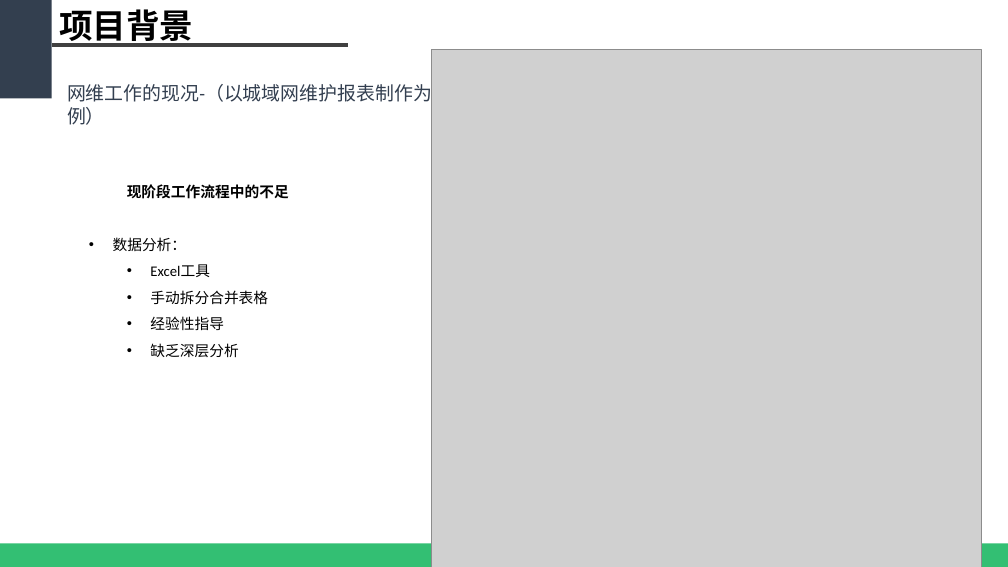
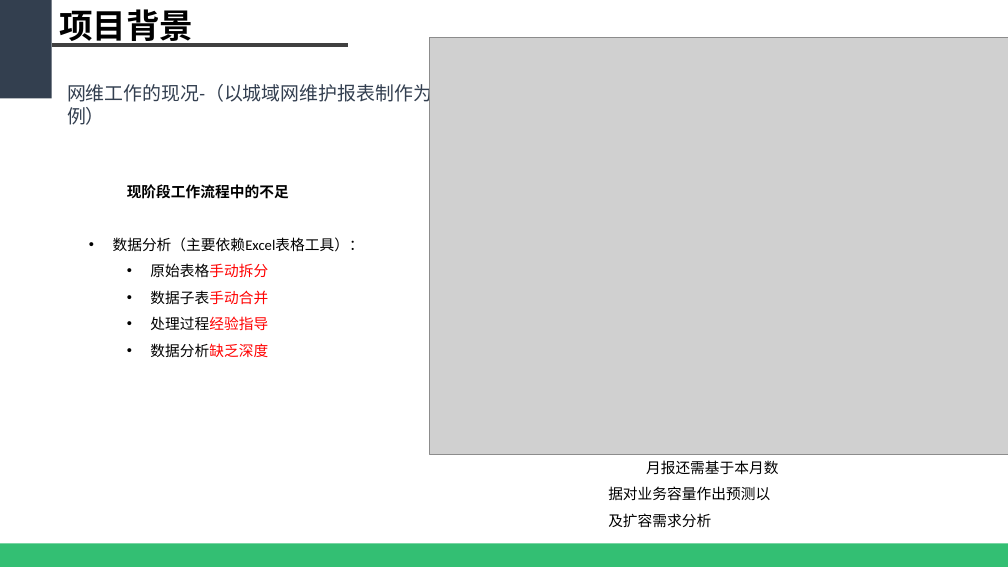
Before and after one commit to WeakX/ZHCM, a slide deck: slide 7 of PPT/(2018.01.16)基于大数据的智慧网络运维平台.pptx. Drawn at 1008x567 pixels with LibreOffice and Linux fonts; fonts in the diff are those of the drawing; grey boxes stand for pictures. Boxes give left, top, right and bottom in pixels: in the first picture for what was removed or moved away, otherwise in the second. Text is boxed around its words. In the diff, an @@ line names an element or a change of style, - is before the commit and + after.

```diff
--- a/PPT/(2018.01.16)基于大数据的智慧网络运维平台.pptx
+++ b/PPT/(2018.01.16)基于大数据的智慧网络运维平台.pptx
@@ picture: place and size @@
-picture at <box>432,49,981,567</box>
+picture at <box>430,37,1008,454</box>
@@ text at <box>113,237,364,358</box>: text changed @@
-• 数据分析：
-  • Excel工具
-  • 手动拆分合并表格
-  • 经验性指导
-  • 缺乏深层分析
+• 数据分析（主要依赖Excel表格工具）：
+  • 原始表格手动拆分
+  • 数据子表手动合并
+  • 处理过程经验指导
+  • 数据分析缺乏深度
@@ text added at <box>608,460,779,528</box>, 14 pt, text #000000 @@
+月报还需基于本月数据对业务容量作出预测以及扩容需求分析
```
Also in this commit, not shown: 12 other slides changed, 1 slide added, 4 other files.
